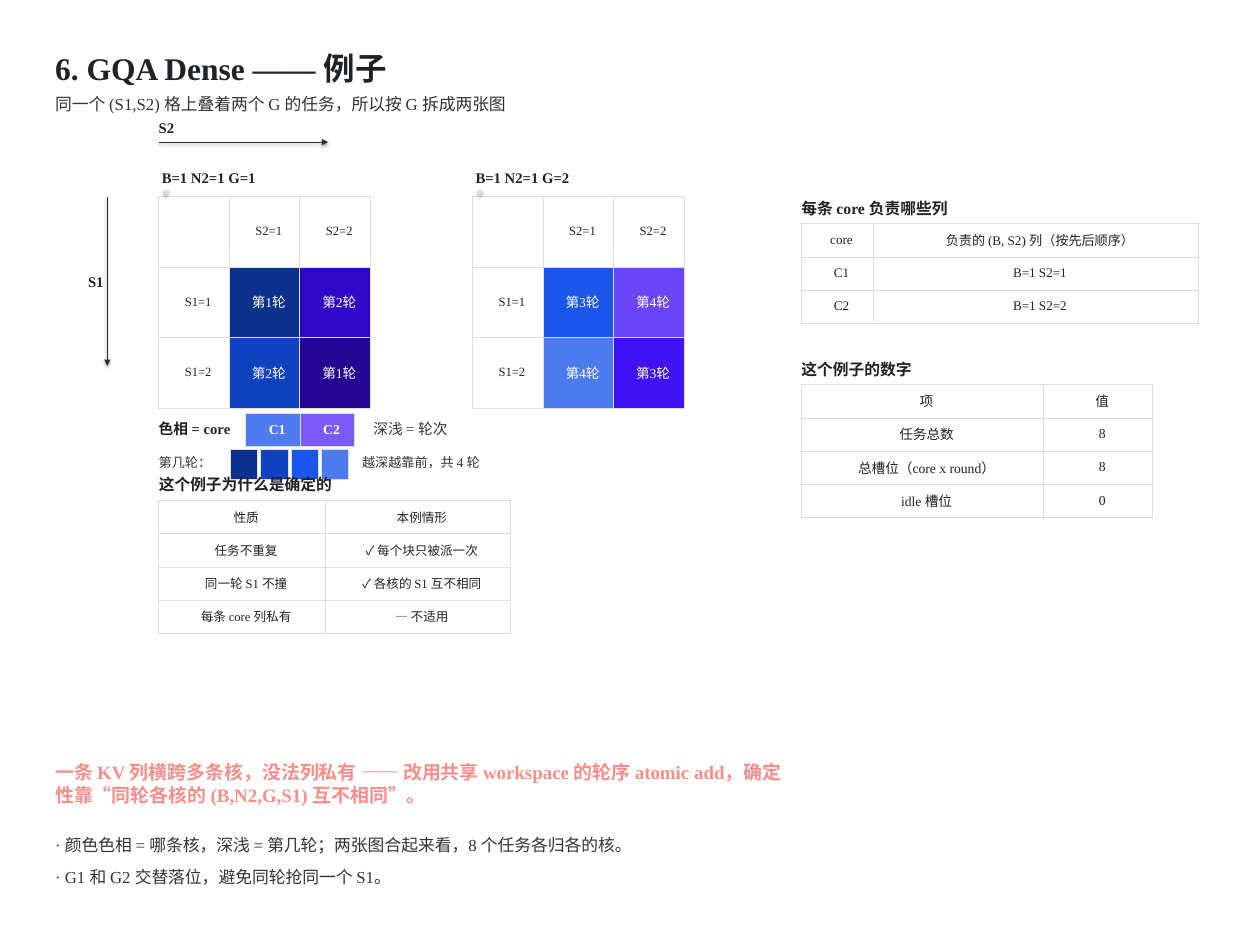
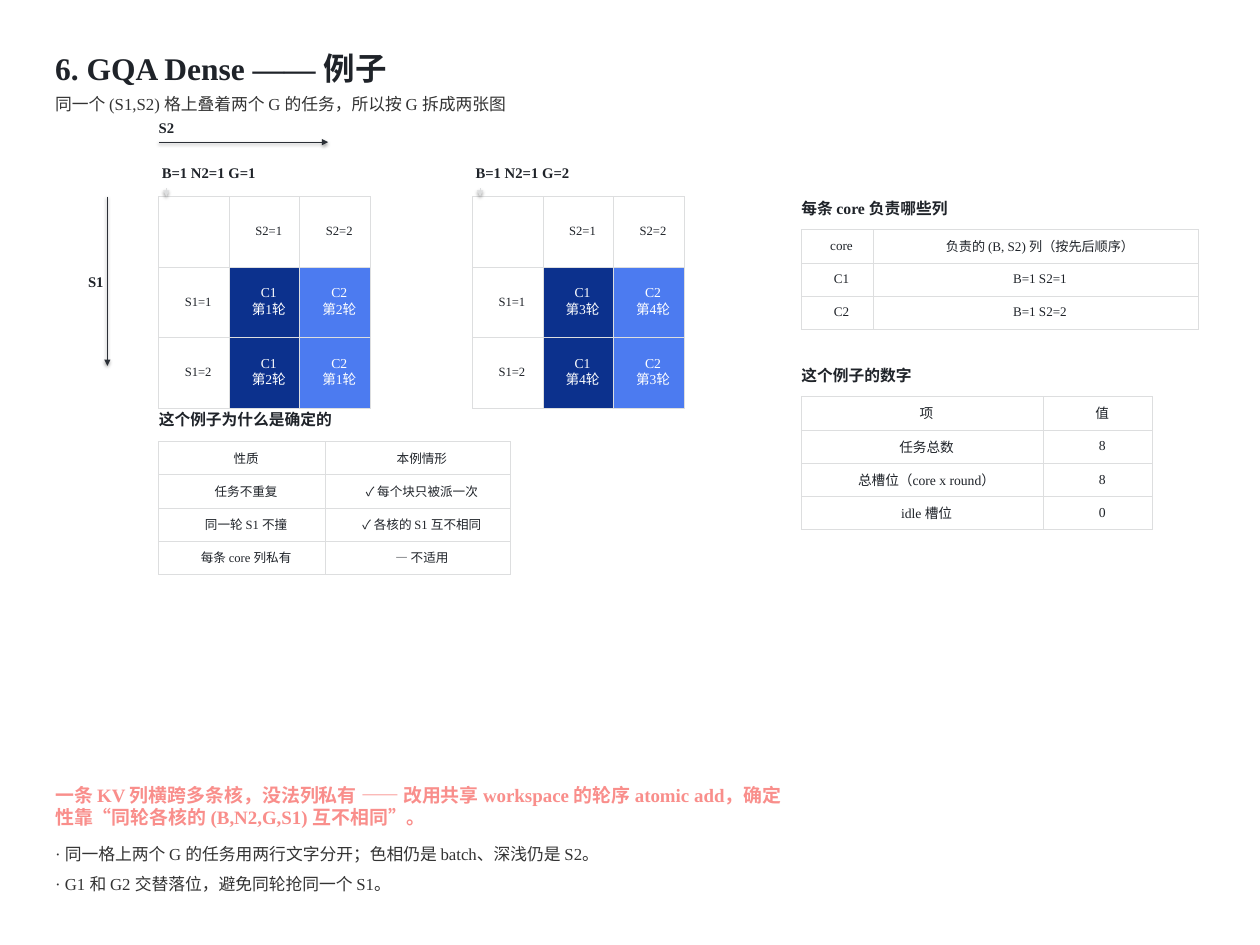
Before and after one commit to guomc9/SeeTen, a slide deck: slide 12 of cases/flash-attention-det-accum/out/v4-index-schedules-rev2.pptx. Drawn at 1260x945 pixels with LibreOffice and Linux fonts; fonts in the diff are those of the drawing. Boxes give left, top, right and bottom in pixels: in the first picture for what was removed or moved away, otherwise in the second. Text is boxed around its words. In the diff, an @@ line names an element or a change of style, - is before the commit and + after.

```diff
--- a/cases/flash-attention-det-accum/out/v4-index-schedules-rev2.pptx
+++ b/cases/flash-attention-det-accum/out/v4-index-schedules-rev2.pptx
@@ text "B=1 N2=1 G=1": place and size @@
-text "B=1 N2=1 G=1" at bbox=[162, 173, 255, 183]
+text "B=1 N2=1 G=1" at bbox=[162, 168, 255, 178]
@@ text "B=1 N2=1 G=2": place and size @@
-text "B=1 N2=1 G=2" at bbox=[476, 173, 569, 183]
+text "B=1 N2=1 G=2" at bbox=[476, 168, 569, 178]
@@ table at bbox=[159, 197, 370, 534] @@
-row 2, column 2: 第1轮
+row 2, column 2: C1 / 第1轮
-row 2, column 3: 第2轮
+row 2, column 3: C2 / 第2轮
-row 3, column 2: 第2轮
+row 3, column 2: C1 / 第2轮
-row 3, column 3: 第1轮
+row 3, column 3: C2 / 第1轮
@@ fill #2F08C7 to #4C7BF0 in row 2, column 3 @@
@@ fill #1042BF to #0C318D in row 3, column 2 @@
@@ fill #230693 to #4C7BF0 in row 3, column 3 @@
@@ table at bbox=[472, 197, 683, 408] @@
-row 2, column 2: 第3轮
+row 2, column 2: C1 / 第3轮
-row 2, column 3: 第4轮
+row 2, column 3: C2 / 第4轮
-row 3, column 2: 第4轮
+row 3, column 2: C1 / 第4轮
-row 3, column 3: 第3轮
+row 3, column 3: C2 / 第3轮
@@ fill #1A56EC to #0C318D in row 2, column 2 @@
@@ fill #6945F7 to #4C7BF0 in row 2, column 3 @@
@@ fill #4C7BF0 to #0C318D in row 3, column 2 @@
@@ fill #3F11F5 to #4C7BF0 in row 3, column 3 @@
@@ table: place and size @@
-table at bbox=[801, 224, 1198, 324]
+table at bbox=[801, 230, 1198, 330]
@@ text "这个例子的数字": place and size @@
-text "这个例子的数字" at bbox=[801, 361, 911, 377]
+text "这个例子的数字" at bbox=[801, 367, 911, 383]
@@ text "这个例子为什么是确定的": place and size @@
-text "这个例子为什么是确定的" at bbox=[159, 475, 332, 492]
+text "这个例子为什么是确定的" at bbox=[159, 411, 332, 427]
@@ table removed at bbox=[246, 413, 300, 444], 1 rows, 1 columns @@
-C1
@@ table removed at bbox=[300, 413, 354, 444], 1 rows, 1 columns @@
-C2
@@ table: place and size @@
-table at bbox=[801, 385, 1153, 518]
+table at bbox=[801, 397, 1153, 530]
@@ table: place and size @@
-table at bbox=[159, 500, 510, 633]
+table at bbox=[159, 441, 510, 574]
@@ text removed at bbox=[159, 421, 231, 435] @@
-色相 = core
@@ table removed at bbox=[231, 449, 258, 475], 1 rows, 1 columns @@
-
@@ table removed at bbox=[261, 449, 288, 475], 1 rows, 1 columns @@
-
@@ table removed at bbox=[291, 449, 318, 475], 1 rows, 1 columns @@
-
@@ table removed at bbox=[321, 449, 348, 475], 1 rows, 1 columns @@
-
@@ text removed at bbox=[373, 421, 447, 435] @@
-深浅 = 轮次
@@ text removed at bbox=[159, 456, 211, 468] @@
-第几轮：
@@ text removed at bbox=[362, 456, 480, 468] @@
-越深越靠前，共 4 轮
@@ text "一条 KV 列横跨多条核，没法列私有 —— 改用共享 ...": place and size @@
-text "一条 KV 列横跨多条核，没法列私有 —— 改用共享 ..." at bbox=[55, 763, 781, 806]
+text "一条 KV 列横跨多条核，没法列私有 —— 改用共享 ..." at bbox=[55, 786, 781, 828]
@@ text removed at bbox=[65, 837, 632, 854] @@
-· 颜色色相 = 哪条核，深浅 = 第几轮；两张图合起来看，8 个任务各归各的核。
@@ text added at bbox=[65, 846, 598, 863], 16 pt, text #333333 @@
+· 同一格上两个 G 的任务用两行文字分开；色相仍是 batch、深浅仍是 S2。
@@ text "· G1 和 G2 交替落位，避免同轮抢同一个 ...": place and size @@
-text "· G1 和 G2 交替落位，避免同轮抢同一个 ..." at bbox=[65, 869, 390, 885]
+text "· G1 和 G2 交替落位，避免同轮抢同一个 ..." at bbox=[65, 876, 390, 892]
```
Also in this commit, not shown: 15 other slides changed, 2 other files.
